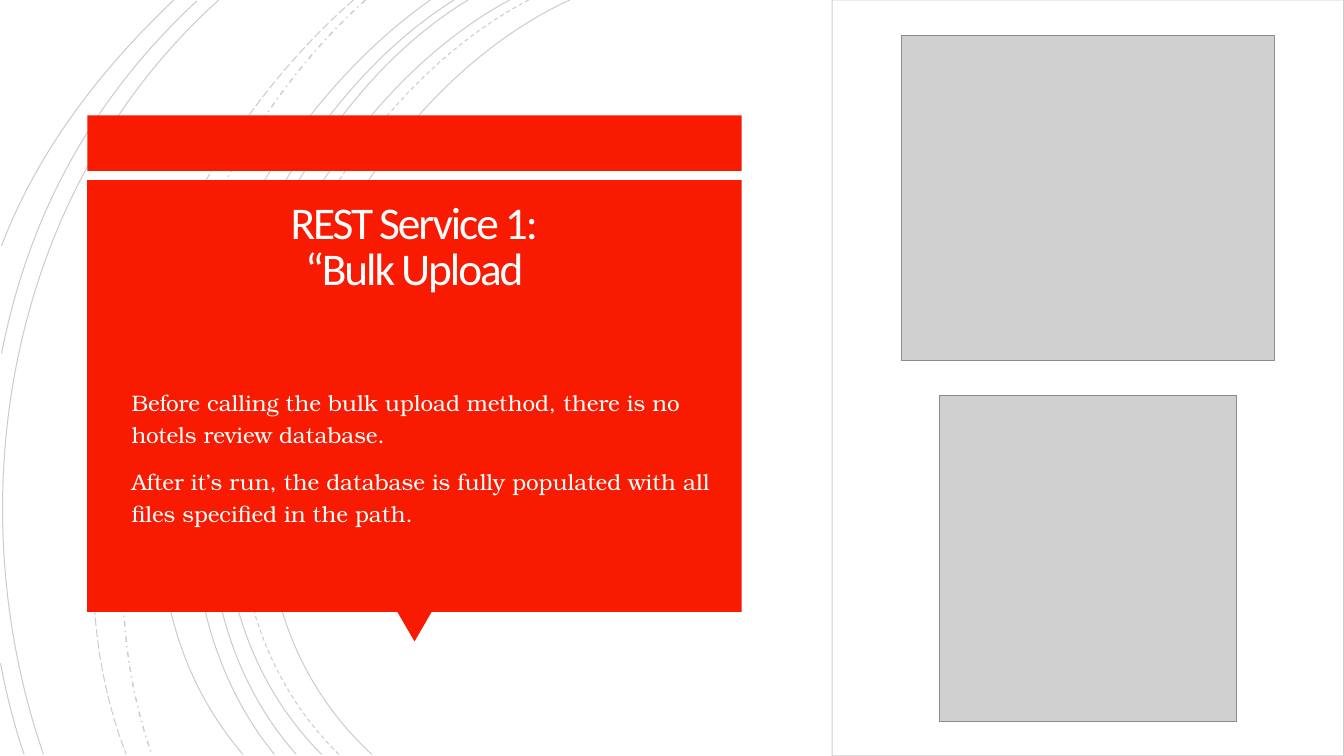
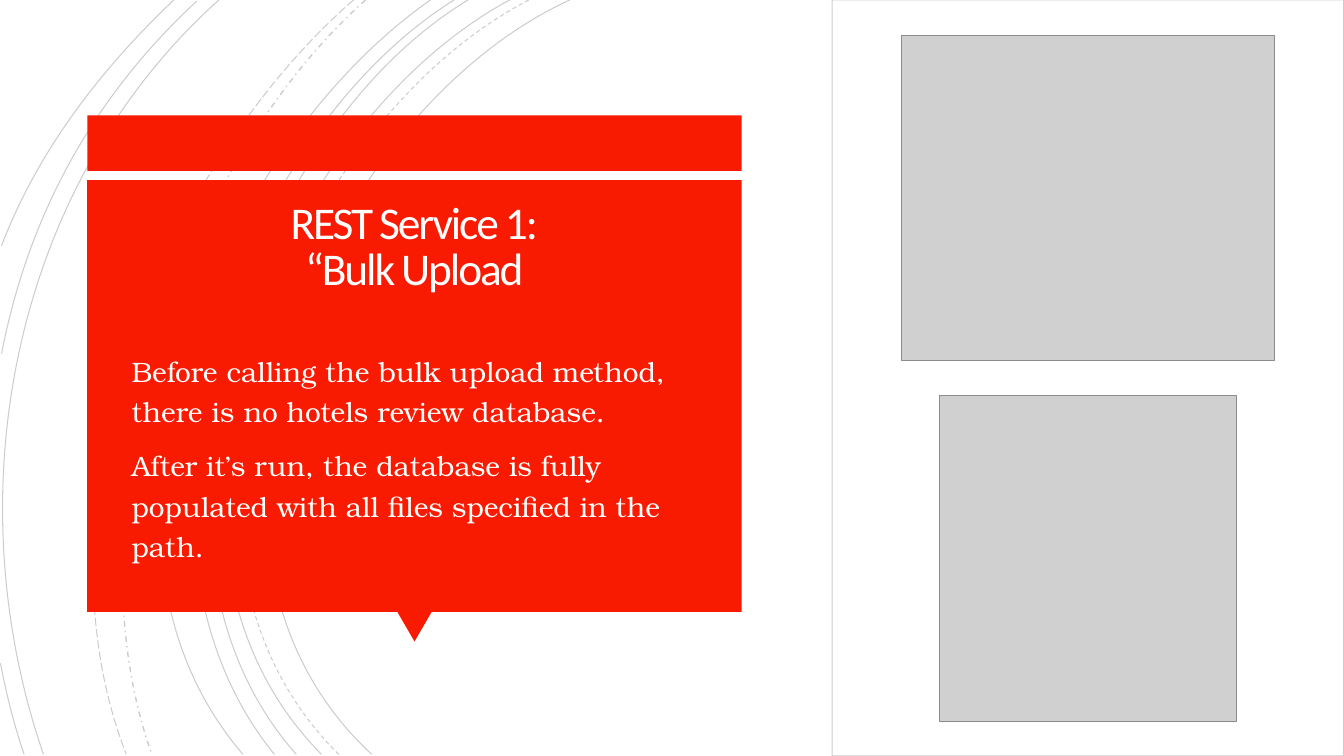
Before and after one commit to anhainguyen82/Database_Final_Project, a slide deck: slide 9 of MSDS_7330_Final_Term_Project.pptx. Drawn at 1344x756 pixels with LibreOffice and Linux fonts; fonts in the diff are those of the drawing; grey boxes stand for pictures. Boxes give left, top, right and bottom in pixels: in the first picture for what was removed or moved away, otherwise in the second. Text is boxed around its words. In the diff, an @@ line names an element or a change of style, - is before the commit and + after.

```diff
--- a/MSDS_7330_Final_Term_Project.pptx
+++ b/MSDS_7330_Final_Term_Project.pptx
@@ text "Before calling the bulk upload ..." at [132, 361, 665, 564]: size 16 to 20 pt @@
```
Also in this commit, not shown: 6 other slides changed.
